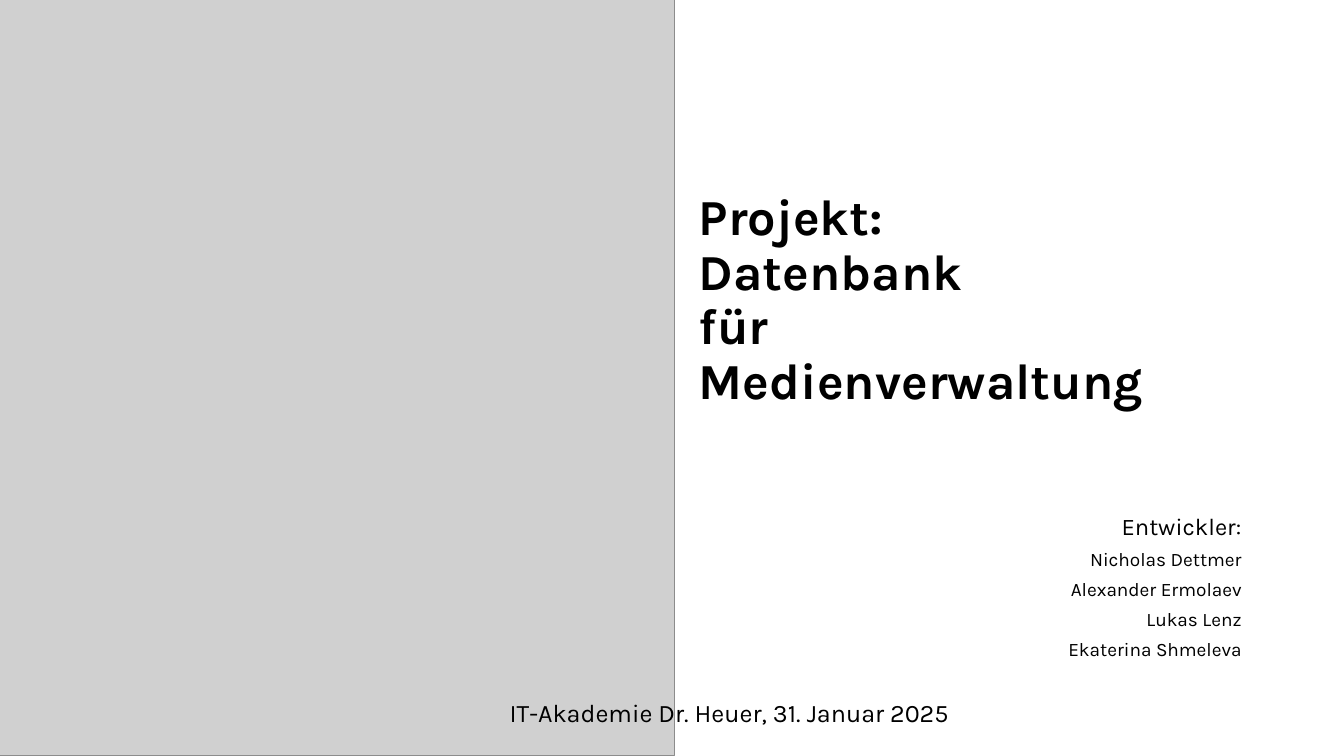
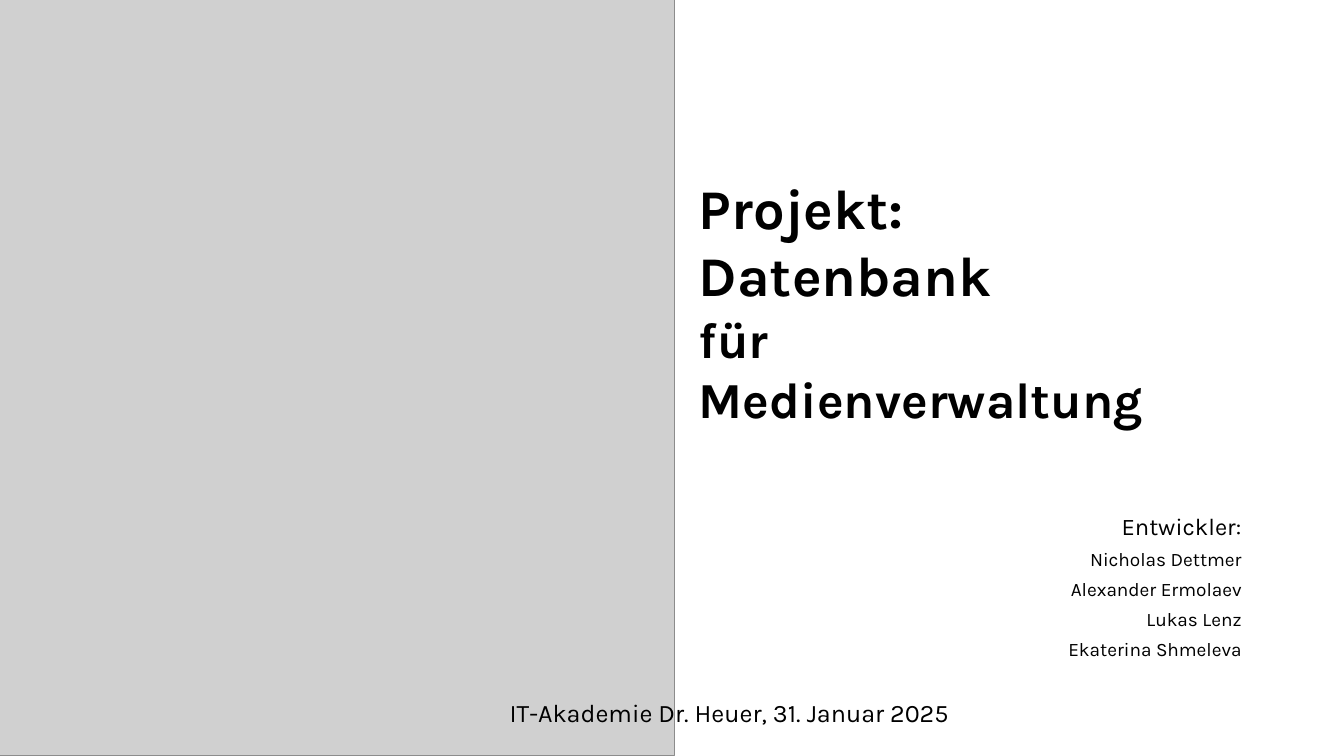
Before and after one commit to EkaterinaShmeleva/MediaManagementSystem, a slide deck: slide 1 of Medienverwaltungsdatenbank Gruppe1.pptx. Drawn at 1344x756 pixels with LibreOffice and Linux fonts; fonts in the diff are those of the drawing; grey boxes stand for pictures. Boxes give left, top, right and bottom in pixels: in the first picture for what was removed or moved away, otherwise in the second. Text is boxed around its words. In the diff, an @@ line names an element or a change of style, - is before the commit and + after.

```diff
--- a/Medienverwaltungsdatenbank Gruppe1.pptx
+++ b/Medienverwaltungsdatenbank Gruppe1.pptx
@@ title "Projekt: Datenbank für Medienverwaltung" at <box>699,189,1143,431</box>: size 36 to 40 pt in "Projekt: Datenbank"; line spacing 0.9 to 1 @@
```
Also in this commit, not shown: 3 other slides changed.
